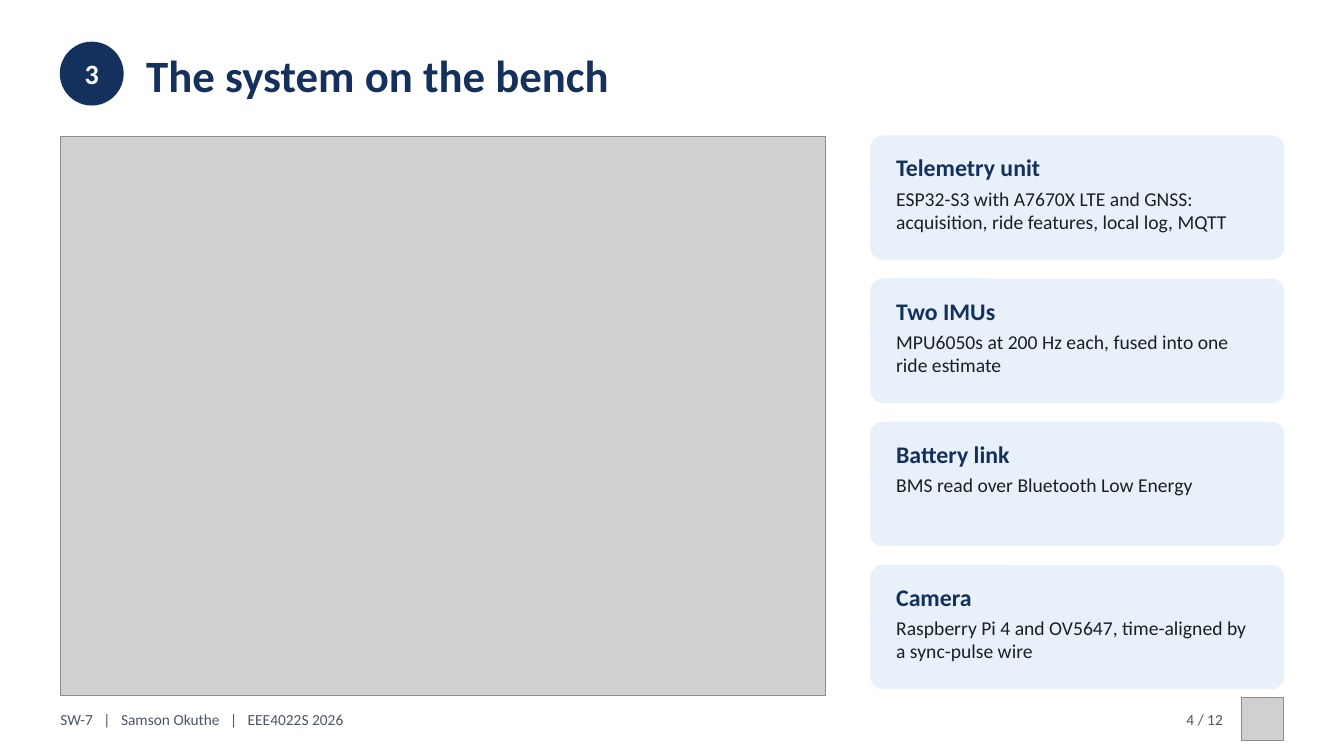
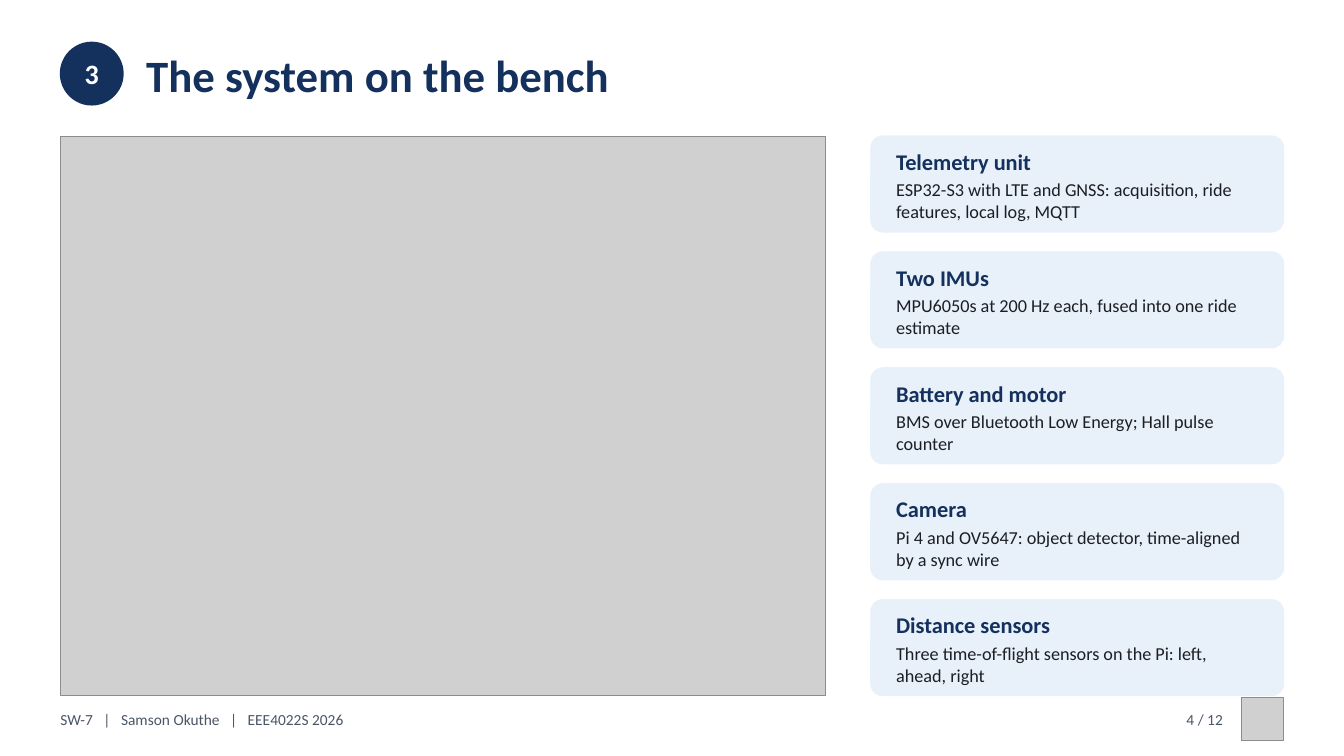
Before and after one commit to 0geder/Tukzie-HPEC-HUD, a slide deck: slide 4 of Presentation/SW7_Final_Presentation.pptx. Drawn at 1344x756 pixels with LibreOffice and Linux fonts; fonts in the diff are those of the drawing; grey boxes stand for pictures. Boxes give left, top, right and bottom in pixels: in the first picture for what was removed or moved away, otherwise in the second. Text is boxed around its words. In the diff, an @@ line names an element or a change of style, - is before the commit and + after.

```diff
--- a/Presentation/SW7_Final_Presentation.pptx
+++ b/Presentation/SW7_Final_Presentation.pptx
@@ rounded rectangle: place and size @@
-rounded rectangle at (871, 136, 1284, 259)
+rounded rectangle at (871, 136, 1284, 232)
@@ text at (896, 183, 1232, 221): text changed; size 14 to 13 pt @@
-ESP32-S3 with A7670X LTE and GNSS: acquisition, ride features, local log, MQTT
+ESP32-S3 with LTE and GNSS: acquisition, ride features, local log, MQTT
@@ rounded rectangle: place and size @@
-rounded rectangle at (871, 279, 1284, 402)
+rounded rectangle at (871, 252, 1284, 348)
@@ text "Two IMUs": place and size @@
-text "Two IMUs" at (896, 304, 995, 320)
+text "Two IMUs" at (896, 271, 989, 286)
@@ text "MPU6050s at 200 Hz each, ...": place and size @@
-text "MPU6050s at 200 Hz each, ..." at (896, 335, 1228, 372)
+text "MPU6050s at 200 Hz each, ..." at (896, 299, 1237, 334)
@@ text "MPU6050s at 200 Hz each, ..." at (896, 299, 1237, 334): size 14 to 13 pt @@
@@ rounded rectangle: place and size @@
-rounded rectangle at (871, 422, 1284, 545)
+rounded rectangle at (871, 368, 1284, 464)
@@ text at (896, 386, 1067, 406): text changed; size 17 to 16 pt @@
-Battery link
+Battery and motor
@@ text at (896, 415, 1213, 450): text changed; size 14 to 13 pt @@
-BMS read over Bluetooth Low Energy
+BMS over Bluetooth Low Energy; Hall pulse counter
@@ proportions changed in 4 elements at (871, 136, 1284, 232), (871, 252, 1284, 348), (871, 368, 1284, 464), (871, 484, 1284, 580) @@
@@ rounded rectangle: place and size @@
-rounded rectangle at (871, 566, 1284, 689)
+rounded rectangle at (871, 484, 1284, 580)
@@ size 17 to 16 pt in 3 elements at (896, 154, 1031, 174), (896, 271, 989, 286), (896, 502, 967, 517) @@
@@ text "Camera": place and size @@
-text "Camera" at (896, 590, 971, 606)
+text "Camera" at (896, 502, 967, 517)
@@ text at (896, 531, 1240, 569): text changed; size 14 to 13 pt @@
-Raspberry Pi 4 and OV5647, time-aligned by a sync-pulse wire
+Pi 4 and OV5647: object detector, time-aligned by a sync wire
@@ rounded rectangle added at (871, 600, 1284, 696), fill #E8F0FA, outline #E8F0FA 1 pt @@
@@ text added at (896, 617, 1050, 633), 16 pt, text #14305C, bold @@
+Distance sensors
@@ text added at (896, 647, 1207, 685), 13 pt, text #1B1F24 @@
+Three time-of-flight sensors on the Pi: left, ahead, right
```
Also in this commit, not shown: 5 other slides changed, 3 slides added, 3 slides removed, 10 other files.
